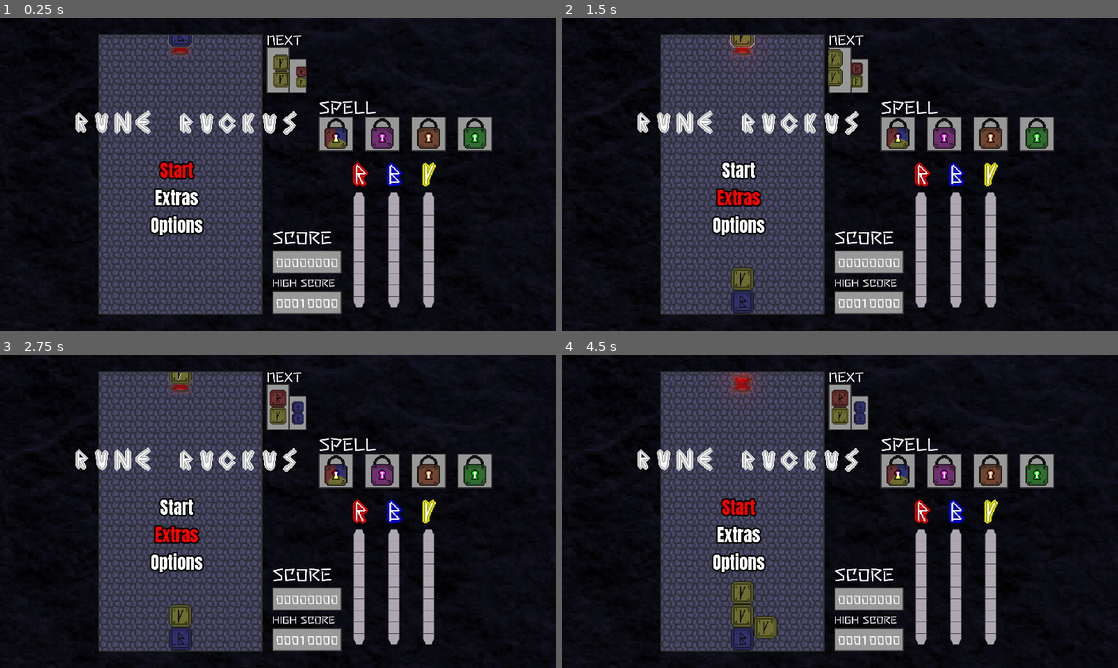
Above: before the commit, frames 1-4 (two rows, left to right).
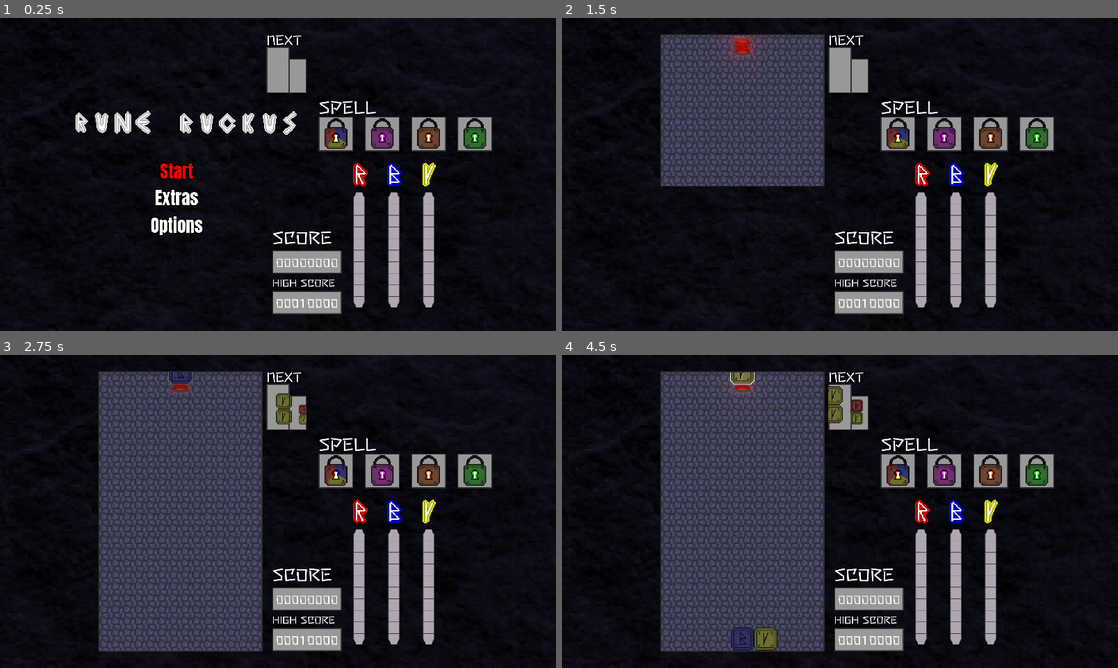
Above: after the commit, the same moments.

Repository: dreamblader/rune_ruckus
Game: Godot game, scene res://game_scene.tscn
Same seed, same stepped clock (60 frames per second), same inputs: the game is played once before the commit and once after it.
Inputs:
- Up to frame 1 (0.25 s): no input
- Up to frame 2 (1.5 s): tap Enter (ui_accept) at 0.5 s; hold Right (ui_right) 0.53-1.28 s; hold Enter (ui_accept) 0.53-1.28 s; hold Down (ui_down) from 1.28 s (still down); tap S (drop) at 1.35 s
- Up to frame 3 (2.75 s): tap Enter (ui_accept) at 1.52, 1.55, 1.82, 2.3 s; release Down (ui_down) at 2.03 s; hold Right (ui_right) from 2.03 s (still down); hold A (rotate_l) from 2.03 s (still down)
- Up to frame 4 (4.5 s): release Right (ui_right) at 2.78 s; release A (rotate_l) at 2.78 s; hold Up (ui_up) 2.78-3.53 s; tap D (rotate_r) at 2.85 s; tap Enter (ui_accept) at 3.02, 3.05, 3.32 s; hold Enter (ui_accept) 3.53-4.28 s; hold Left (ui_left) from 3.53 s (still down); tap S (drop) at 4.35 s

The runs differ from the first frame. In frame 1, 25% of the frame differs, in the area x 17-56%, y 5-95%; in frame 2, 14%; in frame 3, 3.6%; in frame 4, 4.1%.

Commit message:
added death sounds added start menu enter animation start menu all options start the game (WIP)

Diff:
--- a/game_scene.tscn
+++ b/game_scene.tscn
@@ -8,6 +8,7 @@
 [ext_resource path="res://ui/menu/death_menu/death_menu_scene.tscn" type="PackedScene" id=6]
 [ext_resource path="res://misc/backgrounds/death_shader.tres" type="Shader" id=7]
 [ext_resource path="res://ui/menu/start_menu/start_menu_scene.tscn" type="PackedScene" id=8]
+[ext_resource path="res://misc/backgrounds/die_laugh.mp3" type="AudioStream" id=9]
 
 [sub_resource type="Environment" id=1]
 background_mode = 4
@@ -73,7 +74,7 @@
 
 [node name="ViewPortBorder" type="PanelContainer" parent="Content/MidContainer/Control"]
 margin_top = 57.0
-margin_right = 486.0
+margin_right = 566.0
 margin_bottom = 1023.0
 custom_styles/panel = SubResource( 2 )
 
@@ -83,7 +84,7 @@
 margin_top = 3.0
 margin_right = 563.0
 margin_bottom = 963.0
-rect_min_size = Vector2( 560, 960 )
+rect_min_size = Vector2( 560, 0 )
 
 [node name="Viewport" type="Viewport" parent="Content/MidContainer/Control/ViewPortBorder/ViewportContainer"]
 size = Vector2( 560, 960 )
@@ -113,6 +114,9 @@
 [node name="Menu" parent="." instance=ExtResource( 8 )]
 position = Vector2( 640, 360 )
 
+[node name="DeathLaugh" type="AudioStreamPlayer" parent="."]
+stream = ExtResource( 9 )
+
 [connection signal="emit_chain" from="Content/MidContainer/Control/ViewPortBorder/ViewportContainer/Viewport/Board" to="." method="_on_Board_emit_chain"]
 [connection signal="emit_orb" from="Content/MidContainer/Control/ViewPortBorder/ViewportContainer/Viewport/Board" to="." method="_on_Board_emit_orb"]
 [connection signal="emit_preview_runes" from="Content/MidContainer/Control/ViewPortBorder/ViewportContainer/Viewport/Board" to="." method="_on_Board_emit_preview_runes"]
@@ -120,3 +124,4 @@
 [connection signal="game_over" from="Content/MidContainer/Control/ViewPortBorder/ViewportContainer/Viewport/Board" to="." method="_on_Board_game_over"]
 [connection signal="submit_score" from="Content/MidContainer/Control/ViewPortBorder/ViewportContainer/Viewport/Board" to="." method="_on_Board_submit_score"]
 [connection signal="bar_complete" from="Content/RightContainer/DataContent" to="." method="_on_DataContent_bar_complete"]
+[connection signal="option_selected" from="Menu" to="." method="_on_Menu_option_selected"]
--- a/game_script.gd
+++ b/game_script.gd
@@ -3,10 +3,13 @@
 export (PackedScene) var orb_scene
 
 onready var data = $Content/RightContainer/DataContent
-onready var board_viewport = $Content/MidContainer/Control/ViewPortBorder/ViewportContainer
+onready var board_border = $Content/MidContainer/Control/ViewPortBorder
+onready var board_viewport_container = $Content/MidContainer/Control/ViewPortBorder/ViewportContainer
+onready var board_viewport = $Content/MidContainer/Control/ViewPortBorder/ViewportContainer/Viewport
 onready var board = $Content/MidContainer/Control/ViewPortBorder/ViewportContainer/Viewport/Board
 onready var left_panel = $Content/LeftPadding
 onready var death_menu = $DeathMenu
+onready var death_laugh_audio = $DeathLaugh
 
 var orb_travel_time:float = 0.65
 var multiplier: int = 1
@@ -24,9 +27,24 @@
 
 # Called when the node enters the scene tree for the first time.
 func _ready() -> void:
+	board_viewport.size.y = 0
+	board_viewport_container.rect_size.y = 0
+	board_border.rect_size.y = 0
+	board_border.visible = false
 	score = 0
 	update_score()
 	update_high_score()
+
+
+func open_board() -> void:
+	var open_time = 1.5
+	var tween = create_tween()
+	board_border.visible = true
+	tween.set_ease(Tween.EASE_OUT)
+	tween.set_trans(Tween.TRANS_QUAD)
+	tween.tween_property(board_viewport, "size:y", 960, open_time)
+	tween.parallel().tween_property(board_viewport_container, "rect_size:y", 960, open_time)
+	tween.tween_callback(board, "start")
 
 
 func update_score() -> void:
@@ -154,6 +172,14 @@
 
 func _on_Board_game_over(menu_flag) -> void:
 	if menu_flag:
+		if !death_menu.visible:
+			death_laugh_audio.play()
 		death_menu.visible = true
 	else:
-		board_viewport.material.set_shader_param("enabled", true)
+		board_viewport_container.material.set_shader_param("enabled", true)
+
+
+func _on_Menu_option_selected(option) -> void:
+	match option:
+		"start":
+			open_board()
--- a/main/board.tscn
+++ b/main/board.tscn
@@ -7,6 +7,7 @@
 [ext_resource path="res://runes/rune_scene.tscn" type="PackedScene" id=5]
 [ext_resource path="res://misc/backgrounds/death_scene.tscn" type="PackedScene" id=6]
 [ext_resource path="res://ui/moving_label/moving_label_scene.tscn" type="PackedScene" id=7]
+[ext_resource path="res://misc/backgrounds/death_bell.mp3" type="AudioStream" id=8]
 
 [sub_resource type="RectangleShape2D" id=2]
 extents = Vector2( 40, 600 )
@@ -120,4 +121,7 @@
 text = " PAUSE"
 text_show_time = 0.25
 
+[node name="DeathBell" type="AudioStreamPlayer" parent="."]
+stream = ExtResource( 8 )
+
 [connection signal="place_runes" from="Player" to="." method="_on_Player_place_runes"]
--- a/main/board_script.gd
+++ b/main/board_script.gd
@@ -11,6 +11,7 @@
 var CHAIN_MULT: int = 4
 var LEVEL: int = 1
 
+var is_playing:bool = false
 var pause: bool = false
 var is_over:bool = false
 var on_wait: bool = false
@@ -33,6 +34,7 @@
 onready var death = $Death
 onready var death_label = $UDiedLabel/MovingLabel
 onready var pause_label = $PauseLabel/MovingLabel
+onready var death_bell_audio = $DeathBell
 
 signal emit_orb(at_position)
 signal emit_preview_runes(preview_runes)
@@ -45,12 +47,8 @@
 func _input(event: InputEvent) -> void:
 	if is_over && event.is_action_pressed("ui_accept"):
 		skip_death_animation()
-	elif death_tween == null && event.is_action_pressed("ui_accept"):
+	elif death_tween == null && is_playing && event.is_action_pressed("ui_accept"):
 		pause()
-
-
-func _ready():
-	start()
 
 
 func start():
@@ -59,6 +57,7 @@
 	player.tick_move = TICK_MOVE
 	player.move = GRID_SIZE.x
 	spawn_player()
+	is_playing = true
 
 
 func pause():
@@ -111,9 +110,11 @@
 	var death_animation_delay = 2.0
 	death_tile.visible = false
 	death.visible = true
+	death_bell_audio.play()
 	death_tween.set_trans(Tween.TRANS_SINE)
 	death_tween.set_ease(Tween.EASE_OUT)
 	death_tween.tween_callback(self, "set_is_over", [true]).set_delay(death_animation_delay)
+	death_tween.parallel().tween_callback(death_bell_audio, "play").set_delay(death_animation_delay)
 	death_tween.parallel().tween_property(death, "position", death_final_position, death_animation_time).set_delay(death_animation_delay)
 	death_tween.parallel().tween_property(death, "scale", death_final_scale, death_animation_time).set_delay(death_animation_delay)
 	death_tween.tween_callback(death_label, "appear")
--- a/ui/menu/start_menu/start_menu_script.gd
+++ b/ui/menu/start_menu/start_menu_script.gd
@@ -8,6 +8,8 @@
 onready var timer:Timer = $Timer
 
 var rng:RandomNumberGenerator = RandomNumberGenerator.new()
+var tween:SceneTreeTween
+var label_snapshot_pos_y:float
 
 
 func _ready() -> void:
@@ -18,22 +20,51 @@
 	var selected_label:Label = get_option_label(selected_index)
 	var before_label:Label = get_option_label(history_index)
 	if before_label != null:
-		before_label.remove_color_override("font_color")
-	selected_label.add_color_override("font_color", Color(1,0,0))
+		reset_label(before_label)
+	animate_label(selected_label)
 
 
 func on_option_selected() -> void:
-	pass
+	lock_control = true
+	reset_label(get_option_label(selected_index))
+	tween = create_tween()
+	tween.set_ease(Tween.EASE_IN_OUT)
+	tween.set_trans(Tween.TRANS_SINE)
+	tween.tween_property(self, "modulate:a", 0, 0.5)
+	tween.tween_callback(self, "menu_gone")
+
+
+func menu_gone() -> void:
+	self.visible = false
+	lock_control = false
+	match selected_index:
+		0:
+			emit_signal("option_selected", "start")
+		1:
+			#TODO ADD ACTUAL STUFF HERE
+			emit_signal("option_selected", "start")
+		2:
+			#TODO ADD ACTUAL STUFF HERE
+			emit_signal("option_selected", "start")
+		_:
+			push_error("Selected Index: "+str(selected_index)+" out of bounds @"+name)
 
 
 func animate_label(label:Label) -> void:
-	# try to make it float
-	pass
+	label_snapshot_pos_y = label.rect_position.y
+	tween = create_tween()
+	tween.set_ease(Tween.EASE_IN_OUT)
+	tween.set_trans(Tween.TRANS_SINE)
+	tween.set_loops()
+	tween.tween_property(label, "rect_position:y", label_snapshot_pos_y+5, 0.5)
+	tween.tween_property(label, "rect_position:y", label_snapshot_pos_y-10, 1)
+	label.add_color_override("font_color", Color(1,0,0))
 
 
 func reset_label(label:Label) -> void:
-	#try to make it stop flaoting
-	pass
+	tween.kill()
+	label.rect_position.y = label_snapshot_pos_y
+	label.remove_color_override("font_color")
 
 
 func _on_AnimatedSprite_animation_finished() -> void:
--- a/utils/base_menu_script.gd
+++ b/utils/base_menu_script.gd
@@ -5,23 +5,24 @@
 export (Font) var menu_font
 export (NodePath) var root_path
 
+signal option_selected(option)
+
 var root:Node
 var menu_container:VBoxContainer
+var lock_control:bool = false
 var selected_index:int = 0
 var history_index:int = -1
 
 
 func _input(event: InputEvent) -> void:
-	if !options.empty() && self.visible:
+	if !options.empty() && self.visible && !lock_control:
 		if event.is_action_pressed("ui_up"):
 			selected_index = selected_index-1 if selected_index > 0 else options.size()-1
-			print(selected_index)
 			update_menu_selection()
 			add_index_to_history()
 
 		if event.is_action_pressed("ui_down"):
 			selected_index = (selected_index+1) % options.size()
-			print(selected_index)
 			update_menu_selection()
 			add_index_to_history()
 
Not shown: 1 places in game_scene.tscn that only renumber resources
Not shown: 1 places in main/board.tscn that only renumber resources
Not shown, added: misc/backgrounds/death_bell.mp3.import
Not shown, added: misc/backgrounds/die_laugh.mp3.import
Not shown, added: misc/backgrounds/death_bell.mp3
Not shown, added: misc/backgrounds/die_laugh.mp3
